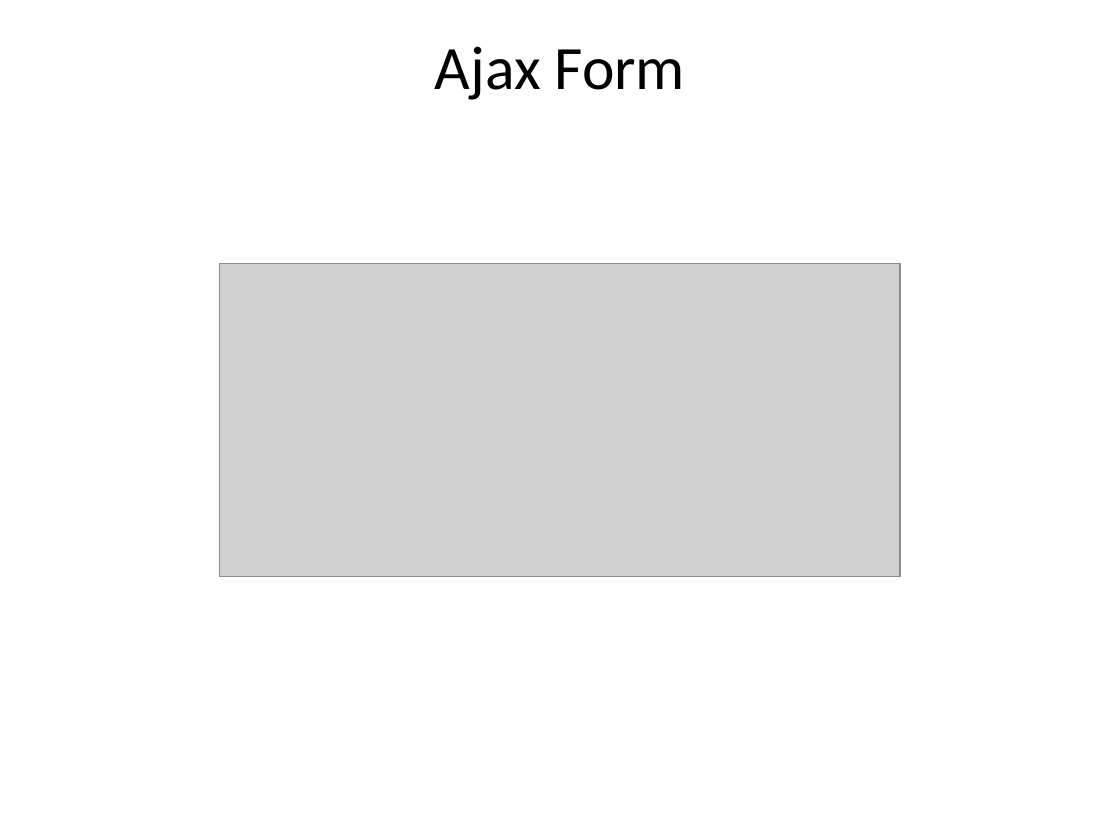
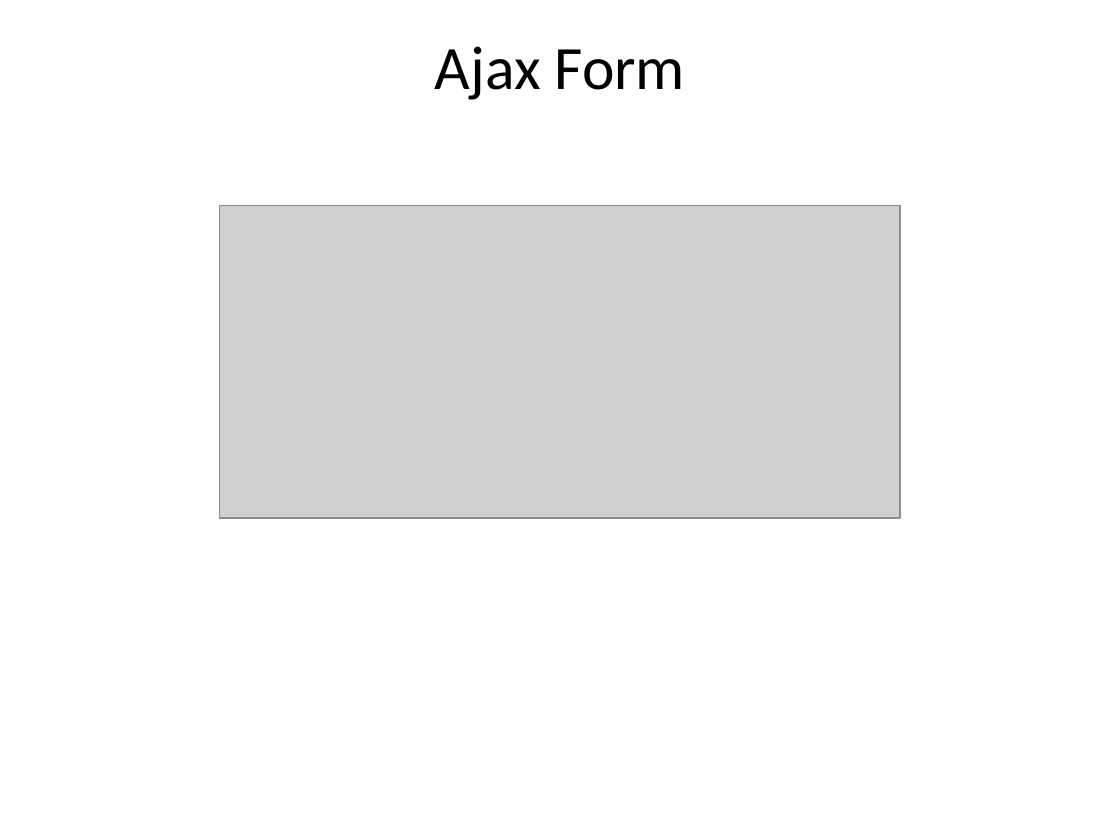
Before and after one commit to mikey32230/InventoryManagement, a slide deck: slide 11 of 3610 Presentation.pptx. Drawn at 1120x840 pixels with LibreOffice and Linux fonts; fonts in the diff are those of the drawing; grey boxes stand for pictures. Boxes give left, top, right and bottom in pixels: in the first picture for what was removed or moved away, otherwise in the second. Text is boxed around its words. In the diff, an @@ line names an element or a change of style, - is before the commit and + after.

Commit message:
Few Changes to Powerpoint
Highlighted a few lines of code in the images for fear of completely
forgetting what is happening in the code

```diff
--- a/3610 Presentation.pptx
+++ b/3610 Presentation.pptx
@@ background #FFFFFF to #F9F8F7 @@
@@ picture: place and size @@
-picture at box(220, 263, 899, 576)
+picture at box(220, 205, 899, 517)
```
Also in this commit, not shown: 11 other slides changed.
